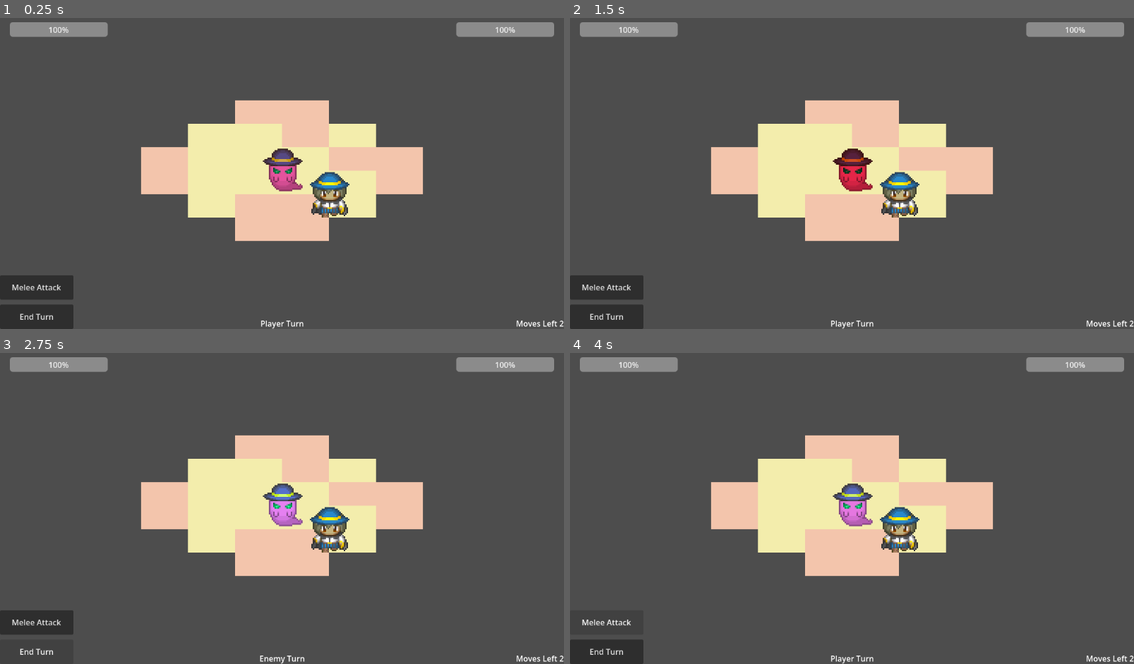
Above: before the commit, frames 1-4 (two rows, left to right).
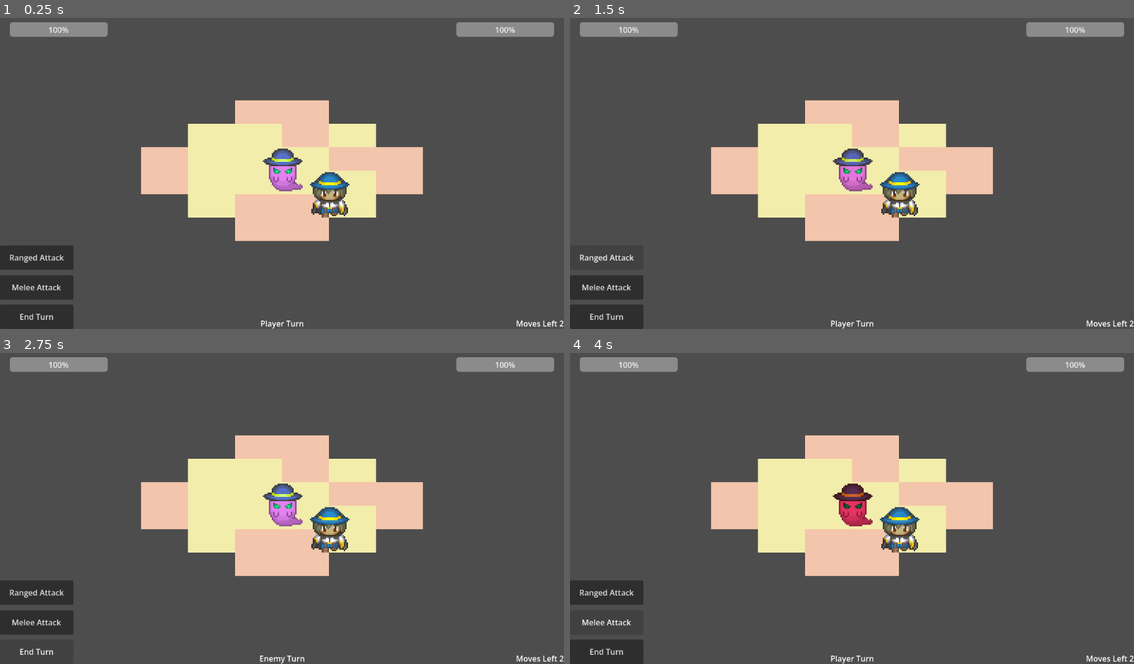
Above: after the commit, the same moments.

Repository: bowman290/turn-based
Game: Godot game, scene res://scenes/levels/battle.tscn
Two runs of this game, one before a commit and one after it. Both use one fixed random seed, a clock stepped at 60 frames per second and the inputs below.
Inputs (mouse positions are in pixels of both pictures, inside the frame that each line leads up to):
- Up to frame 1 (0.25 s): no input
- Up to frame 2 (1.5 s): click "Melee Attack" at 0.5 s; click (609, 257) at 1.25 s, where only the run after the commit has a clickable "Ranged Attack"
- Up to frame 3 (2.75 s): click "End Turn" at 2 s
- Up to frame 4 (4 s): click "End Turn" at 2.75 s; click "Melee Attack" at 3.5 s

The runs differ from the first frame. In frame 1, 1.5% of the frame differs, in the area x 0-54%, y 42-81%; in frame 2, 0.7%; in frame 3, 1.0%; in frame 4, 1.6%, in the area x 0-54%, y 41-81%.

Commit message:
refactor: hook up melee targeting and btn

Diff:
--- a/scenes/levels/battle.tscn
+++ b/scenes/levels/battle.tscn
@@ -141,7 +141,7 @@
 grow_vertical = 0
 text = "End Turn"
 
-[node name="AttackBtn" type="Button" parent="UI/CombatUI" unique_id=1872816423]
+[node name="MeleeAttackBtn" type="Button" parent="UI/CombatUI" unique_id=1872816423]
 layout_mode = 1
 anchors_preset = 2
 anchor_top = 1.0
@@ -151,6 +151,17 @@
 offset_bottom = -60.0
 grow_vertical = 0
 text = "Melee Attack"
+
+[node name="RangedAttackBtn" type="Button" parent="UI/CombatUI" unique_id=1911706327]
+layout_mode = 1
+anchors_preset = 2
+anchor_top = 1.0
+anchor_bottom = 1.0
+offset_top = -171.0
+offset_right = 150.0
+offset_bottom = -121.0
+grow_vertical = 0
+text = "Ranged Attack"
 
 [node name="PlayerMovesLabel" type="Label" parent="UI/CombatUI" unique_id=1612976128]
 layout_mode = 1
@@ -165,4 +176,5 @@
 grow_vertical = 0
 
 [connection signal="pressed" from="UI/CombatUI/EndTurnBtn" to="." method="_on_end_turn_btn_pressed"]
-[connection signal="pressed" from="UI/CombatUI/AttackBtn" to="." method="_on_attack_btn_pressed"]
+[connection signal="pressed" from="UI/CombatUI/MeleeAttackBtn" to="." method="_on_melee_attack_btn_pressed"]
+[connection signal="pressed" from="UI/CombatUI/RangedAttackBtn" to="." method="_on_ranged_attack_btn_pressed"]
--- a/scripts/battle/battle.gd
+++ b/scripts/battle/battle.gd
@@ -25,6 +25,9 @@
 var player_moves: int
 var player_has_attacked: bool = false
 var target_tween: Tween = null
+
+enum attackTypes {MELEE, RANGED}
+var playerSelectedAttack : int
 
 func _ready() -> void:
 	player_health = max_player_health
@@ -99,5 +102,11 @@
 func _on_end_turn_btn_pressed() -> void:
 	end_turn()
 
-func _on_attack_btn_pressed() -> void:
-	print('target')
+
+func _on_melee_attack_btn_pressed() -> void:
+	playerSelectedAttack = attackTypes.MELEE
+	player_state_machine.transition_to(player_state_machine.player_targetting)
+
+func _on_ranged_attack_btn_pressed() -> void:
+	playerSelectedAttack = attackTypes.RANGED
+	player_state_machine.transition_to(player_state_machine.player_targetting)
--- a/scripts/battle/states/player/player_idle.gd
+++ b/scripts/battle/states/player/player_idle.gd
@@ -2,7 +2,6 @@
 
 func enter() -> void:
 	battle.update_turn_label("Player Turn")
-	battle.update_target_highlights()
 
 func handle_input(event: InputEvent) -> void:
 
@@ -17,15 +16,6 @@
 		else:
 			_try_move(grid_pos)
 
-func _try_attack() -> void:
-	if not battle.is_adjacent_space(battle.player_grid_pos, battle.enemy_grid_pos):
-		return
-	if battle.player_has_attacked:
-		return
-	#change to attack state
-	player_state_machine.transition_to(player_state_machine.player_attacking)
-
-
 func _try_move(grid_pos: Vector2i) -> void:
 	if battle.player_moves <= 0:
 		print("Out of moves")
--- a/scripts/battle/states/player/player_targetting.gd
+++ b/scripts/battle/states/player/player_targetting.gd
@@ -1,4 +1,23 @@
 extends PlayerBaseState
 
 func enter() -> void:
-	print('enter target mode')
+	battle.update_target_highlights()
+
+func handle_input(event: InputEvent) -> void:
+
+	if event is InputEventMouseButton and event.pressed and event.button_index == MOUSE_BUTTON_LEFT:
+		var grid_pos = battle.grid_tiles.local_to_map(battle.get_global_mouse_position())
+		if battle.grid_tiles.get_cell_tile_data(grid_pos) == null:
+			return
+
+		if grid_pos == battle.enemy_grid_pos:
+			_try_attack(battle.playerSelectedAttack)
+
+func _try_attack(attackType) -> void:
+	if attackType == 0:
+		if not battle.is_adjacent_space(battle.player_grid_pos, battle.enemy_grid_pos):
+			return
+		if battle.player_has_attacked:
+			return
+			#change to attack state
+		player_state_machine.transition_to(player_state_machine.player_attacking)
